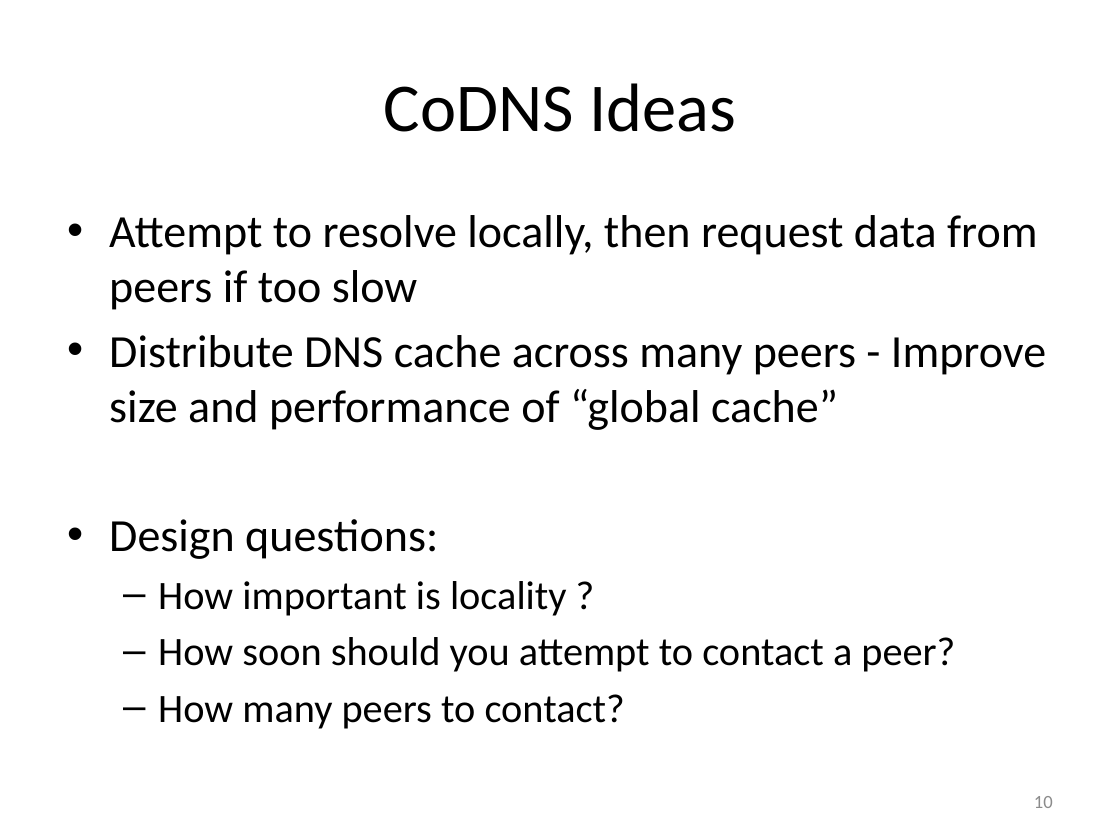
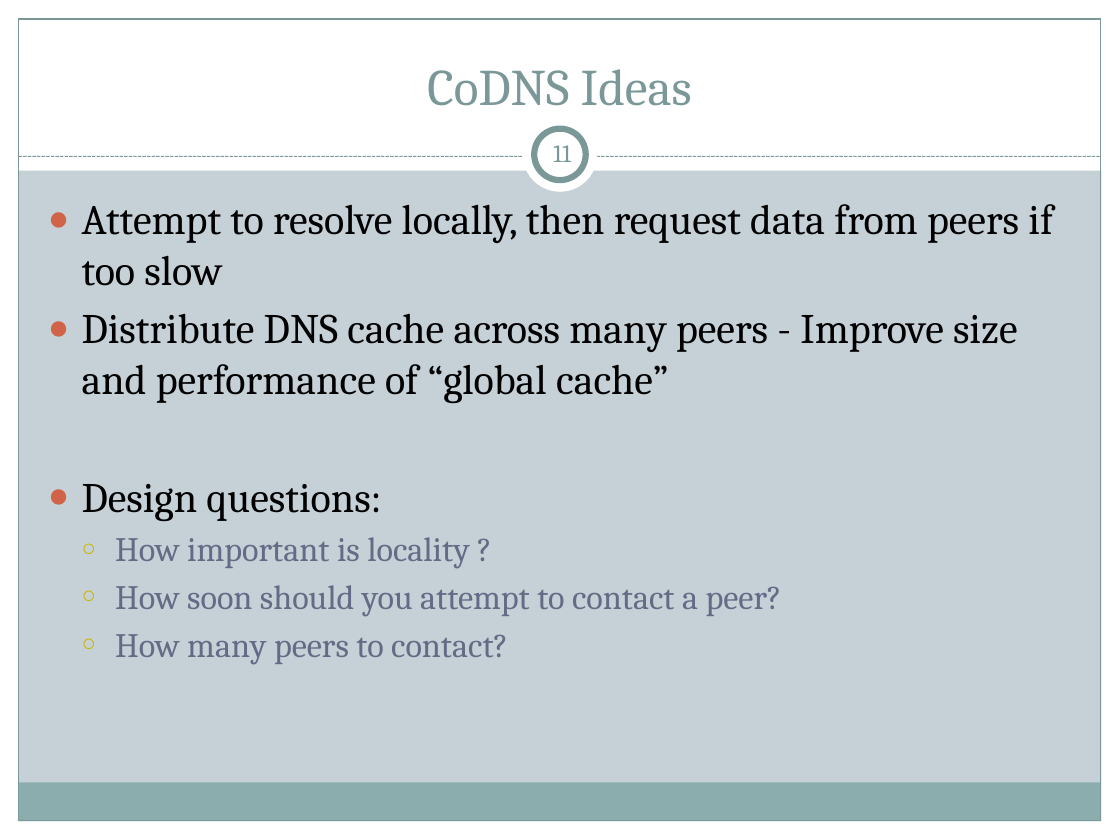
Before and after one commit to cs525-koala/documents, a slide deck: slide 11 of p2p/P2P Apps.pptx (slide 10 before the commit). Drawn at 1120x840 pixels with LibreOffice and Linux fonts; fonts in the diff are those of the drawing. Boxes give left, top, right and bottom in pixels: in the first picture for what was removed or moved away, otherwise in the second. Text is boxed around its words. In the diff, an @@ line names an element or a change of style, - is before the commit and + after.

Commit message:
presentation: changed theme, going through codns slides first

```diff
--- a/p2p/P2P Apps.pptx
+++ b/p2p/P2P Apps.pptx
@@ background #FFFFFF to #C5D1D7 @@
@@ rectangle added at (0,0,1120,170), fill #FFFFFF @@
@@ rectangle added at (0,0,19,840), fill #FFFFFF @@
@@ rectangle added at (19,19,1101,821), outline #7C999A 0.75 pt @@
@@ title "CoDNS Ideas": place and size @@
-title "CoDNS Ideas" at (384,83,736,132)
+title "CoDNS Ideas" at (427,69,692,106)
@@ title "CoDNS Ideas" at (427,69,692,106): size 44 to 33 pt, font Calibri to Cambria, text colour #000000 to #7C999A; vertical alignment middle to bottom @@
@@ rectangle added at (1101,0,1120,840), fill #FFFFFF @@
@@ ellipse added at (523,118,598,193), fill #FFFFFF @@
@@ ellipse added at (534,129,586,180), fill #FFFFFF, outline #7C999A 4 pt @@
@@ page number added at (553,145,571,162), 16 pt, text #7C999A @@
+11
@@ line added from (19, 157) to (1101, 157), #7C999A 0.75 pt dashed @@
@@ text "Attempt to resolve locally, then ...": place and size @@
-text "Attempt to resolve locally, then ..." at (109,215,1046,729)
+text "Attempt to resolve locally, then ..." at (82,204,1053,664)
@@ text "Attempt to resolve locally, then ..." at (82,204,1053,664): size 29.6 to 27 pt in "Attempt to resolve locally, then request data ...", "Distribute DNS cache across many peers - ...", "Design questions:"; font Calibri to Cambria; size 25.9 to 22 pt, text colour #000000 to #646B86 in "How important is locality ?", "How soon should you attempt to contact ...", "How many peers to contact?"; bullet • to ●; bullet – to ○ @@
@@ rectangle added at (18,783,1100,821), fill #8CADAE @@
@@ page number removed at (1034,796,1053,808) @@
-10
@@ rectangle added at (0,821,1120,840), fill #FFFFFF @@
```
Also in this commit, not shown: 17 other slides changed, 1 slide added.
